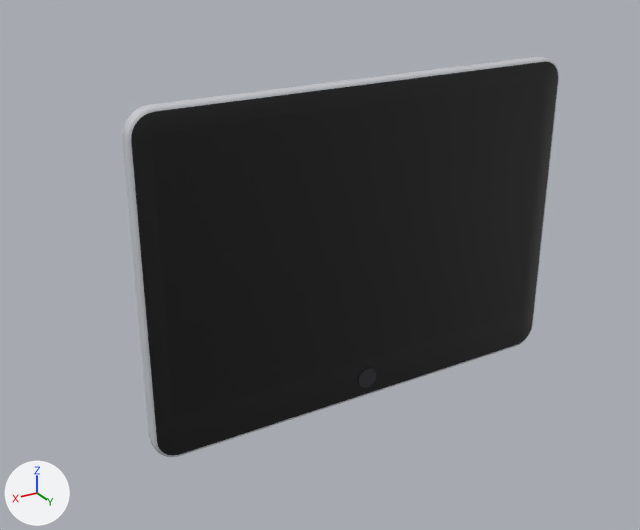
The FBX model Assets/Models/Tablet/KawaTablet.fbx: old version first, new version second.
The view is the same before and after, from a 50 mm camera at (0.224, 0.33, 0.162) aimed at (0.021, -0.008, -0.008). The axes (+X, +Y, +Z) are drawn at lower left. The lights are the same throughout. The older version comes first. Where no turn or scale is listed for an object, it has been applied to the vertices.

Objects in the first picture: 'KawaTablet'.
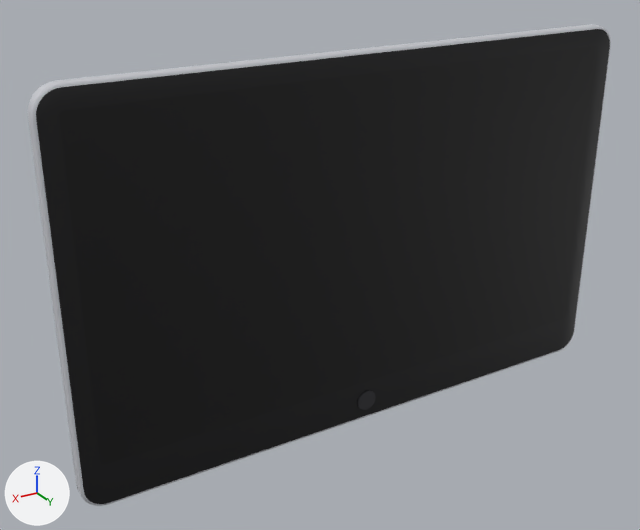
Commit message: feat(tablet): add the KawaPlayer app on a larger 16:9 tablet

What the commit changed:
me_kawatablet is used by ob_kawatablet; location (0.0, 0.0, 0.0).
me_kawatablet had 284 vertices, 235 faces and spanned x -0.115..0.115, y -0.004..0.004, z -0.082..0.082.
me_kawatablet now has 284 vertices, 235 faces and spans x -0.15..0.15, y -0.004..0.004, z -0.095..0.095.
me_kawatablet part 1: the loose piece of 32 vertices spanning x -0.005..0.006, y 0.004, z -0.076..-0.065 is moved by (0.0, 0.0, -0.013).
me_kawatablet part 2: all 63 vertices in x -0.115..-0.103, y -0.004..0.004, z -0.082..-0.057 are moved by (-0.035, 0.0, -0.013).
me_kawatablet part 3: all 63 vertices in x -0.115..-0.103, y -0.004..0.004, z 0.069..0.082 are moved by (-0.035, 0.0, 0.013).
me_kawatablet part 4: all 63 vertices in x 0.103..0.115, y -0.004..0.004, z -0.082..-0.057 are moved by (0.035, 0.0, -0.013).
me_kawatablet part 5: all 63 vertices in x 0.103..0.115, y -0.004..0.004, z 0.069..0.082 are moved by (0.035, 0.0, 0.013).

Pixel boxes (x1, y1, x2, y2) of what changed, in the pictures (640 x 530 px; the box of a moved part takes in the faces that stretch with it):
'KawaTablet', reshaped (33% wider, 20% taller): before (122, 57, 559, 457); after (28, 25, 611, 506)
part 1 of me_kawatablet, moved or reshaped: before (358, 368, 376, 388); after (357, 390, 376, 410)
part 2 of me_kawatablet, moved or reshaped: before (516, 308, 533, 346); after (559, 316, 574, 351)
part 3 of me_kawatablet, moved or reshaped: before (523, 57, 559, 324); after (566, 25, 611, 330)
part 4 of me_kawatablet, moved or reshaped: before (149, 313, 519, 457); after (76, 320, 562, 506)
part 5 of me_kawatablet, moved or reshaped: before (122, 57, 545, 442); after (28, 25, 598, 491)
